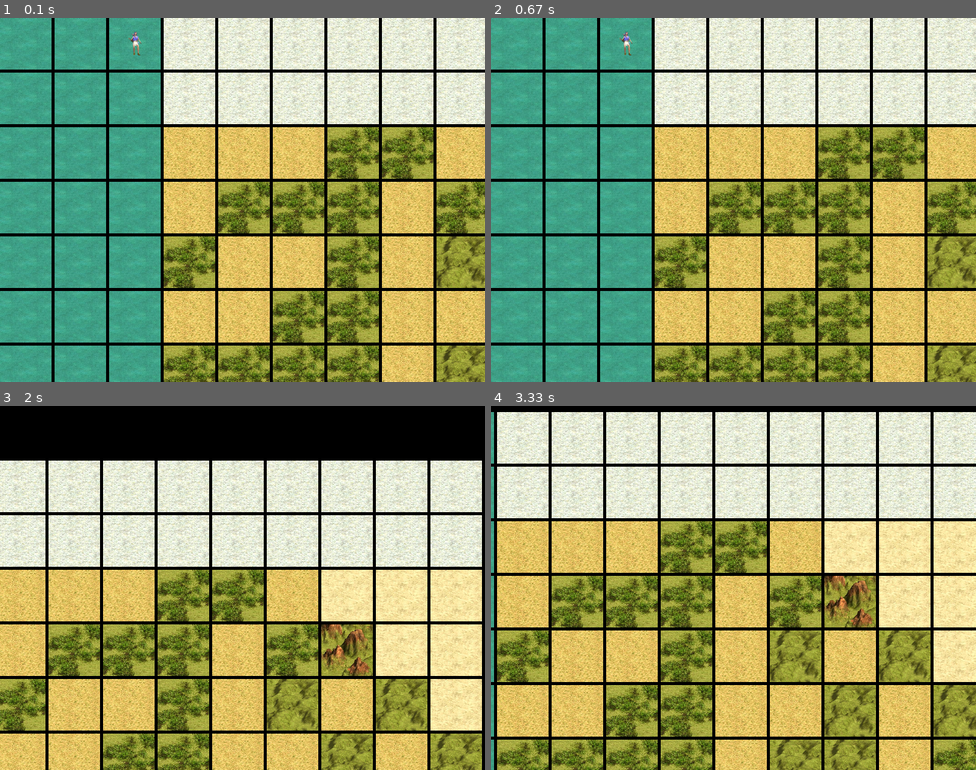
Above: before the commit, frames 1-4 (two rows, left to right).
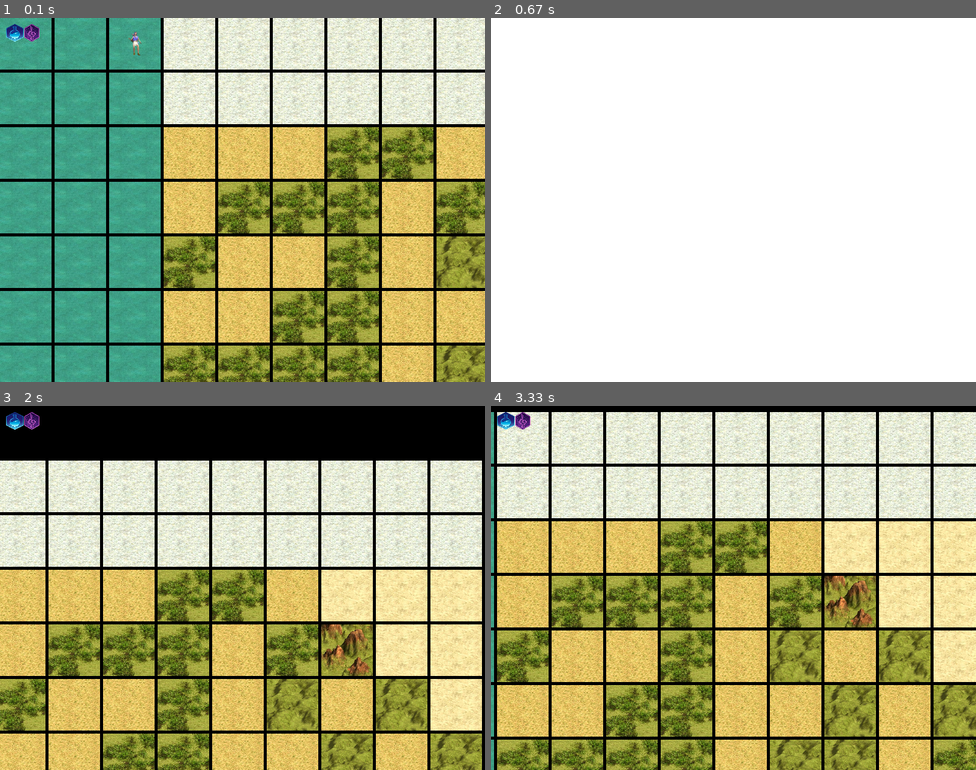
Above: after the commit, the same moments.

Repository: Railos/pygame-civilization
Game: pygame game, started from main.py
Same seed, same stepped clock (60 frames per second), same inputs: the game is played once before the commit and once after it.
Inputs (mouse positions are in pixels of both pictures, inside the frame that each line leads up to):
- Up to frame 1 (0.1 s): no input
- Up to frame 2 (0.67 s): click (505, 32) at 0.38 s
- Up to frame 3 (2 s): hold Esc 0.67-1.13 s; hold D 0.67-1.13 s; hold D 1.17-1.63 s; hold W 1.67-1.97 s
- Up to frame 4 (3.33 s): hold D 2-2.47 s; hold A 2.5-3.03 s; hold S from 3.07 s (still down)

The runs differ from the first frame. In frame 1, 0.3% of the frame differs, in the area x 1-9%, y 1-7%; in frame 2, 97%, in the area x 0-100%, y 0-100%; in frame 3, 0.3%; in frame 4, 0.3%.

Commit message:
prep for tech and culture screens

Diff:
--- a/main.py
+++ b/main.py
@@ -5,6 +5,24 @@
 import sys
 
 selected_unit = None
+
+
+def update_window():
+    if science_window_open :
+        screen.fill((255, 255, 255))
+        pygame.display.flip()
+    if culture_window_open:
+        screen.fill((255, 255, 255))
+        pygame.display.flip()
+
+
+def close_window():
+    global science_window_open
+    science_window_open = False
+    pygame.display.set_mode(size)
+    global culture_window_open
+    culture_window_open = False
+    pygame.display.set_mode(size)
 
 
 def find_shortest_path(grid, start, goal):
@@ -355,6 +373,7 @@
 pygame.init()
 size = (800, 600)
 screen = pygame.display.set_mode(size)
+
 fps = 60
 clock = pygame.time.Clock()
 
@@ -381,6 +400,23 @@
 cities = pygame.sprite.Group(cities_to_draw)
 
 camera = Camera()
+
+science_icon = pygame.image.load("src/icons/science_icon.png").convert_alpha()
+science_icon = pygame.transform.scale(science_icon, (30, 30))
+science_icon_original = science_icon.subsurface(science_icon.get_bounding_rect())
+science_icon = science_icon_original.copy()
+
+culture_icon = pygame.image.load("src/icons/culture.png").convert_alpha()
+culture_icon = pygame.transform.scale(culture_icon, (30, 30))
+culture_icon_original = culture_icon.subsurface(culture_icon.get_bounding_rect())
+culture_icon = culture_icon_original.copy()
+science_window_open = False
+culture_window_open = False
+
+# Позиция значка в левом верхнем углу
+icon_pos = (10, 10)
+icon_pos_culture = (40, 10)
+
 # main loop
 while True:
     events = pygame.event.get()
@@ -392,6 +428,10 @@
             if selected_unit is not None:
                 tiles.update(event, game)
             units.update(event, game)
+            if pygame.Rect(icon_pos, science_icon.get_size()).collidepoint(event.pos):
+                science_window_open = not science_window_open
+            if pygame.Rect(icon_pos_culture, culture_icon.get_size()).collidepoint(event.pos):
+                culture_window_open = not culture_window_open
 
     keys = pygame.key.get_pressed()
     if keys[pygame.K_w]:
@@ -405,6 +445,8 @@
 
     if keys[pygame.K_SPACE] and selected_unit is not None:
         units.update("settle", game)
+    if keys[pygame.K_ESCAPE] and (science_window_open or culture_window_open):
+        close_window()
 
     camera.update(units)
     camera.update(tiles)
@@ -412,6 +454,9 @@
     tiles.draw(screen)
     units.draw(screen)
     cities.draw(screen)
+    screen.blit(science_icon, (icon_pos[0], icon_pos[1]))
+    screen.blit(culture_icon, (icon_pos_culture[0], icon_pos_culture[1]))
+    update_window()
     camera.reset_offset()
     pygame.display.flip()
     clock.tick(fps)
Binary file added: src/icons/culture.png
Binary file added: src/icons/science_icon.png
Not shown, added: src/icons/scroll.png
